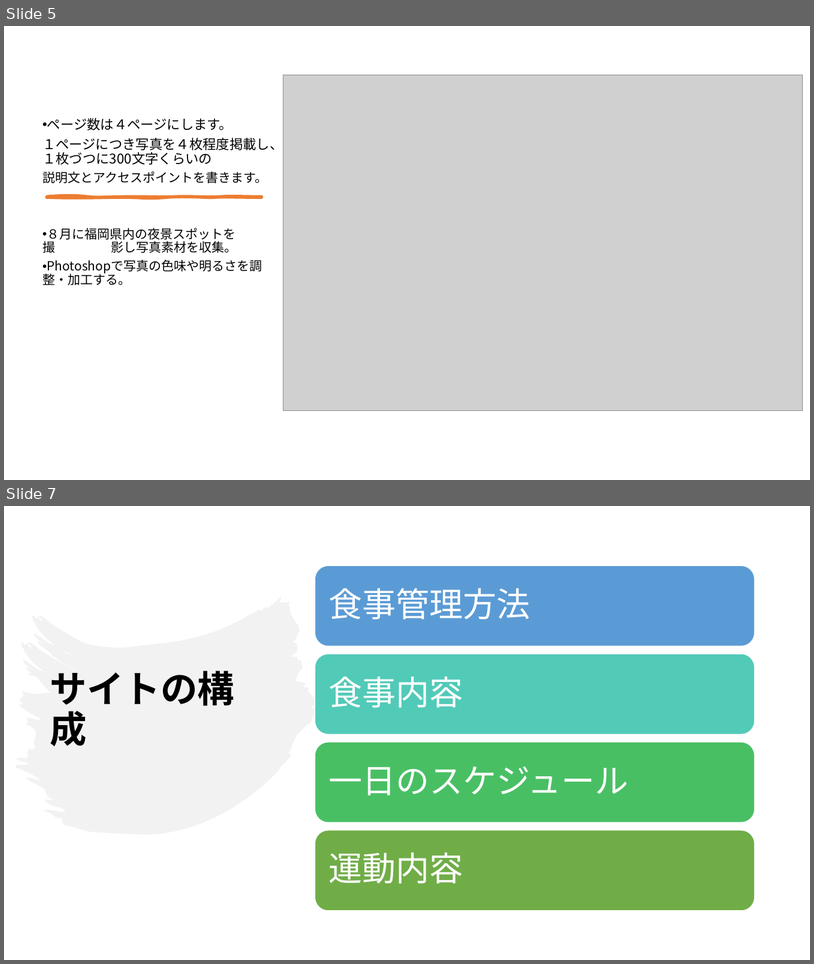
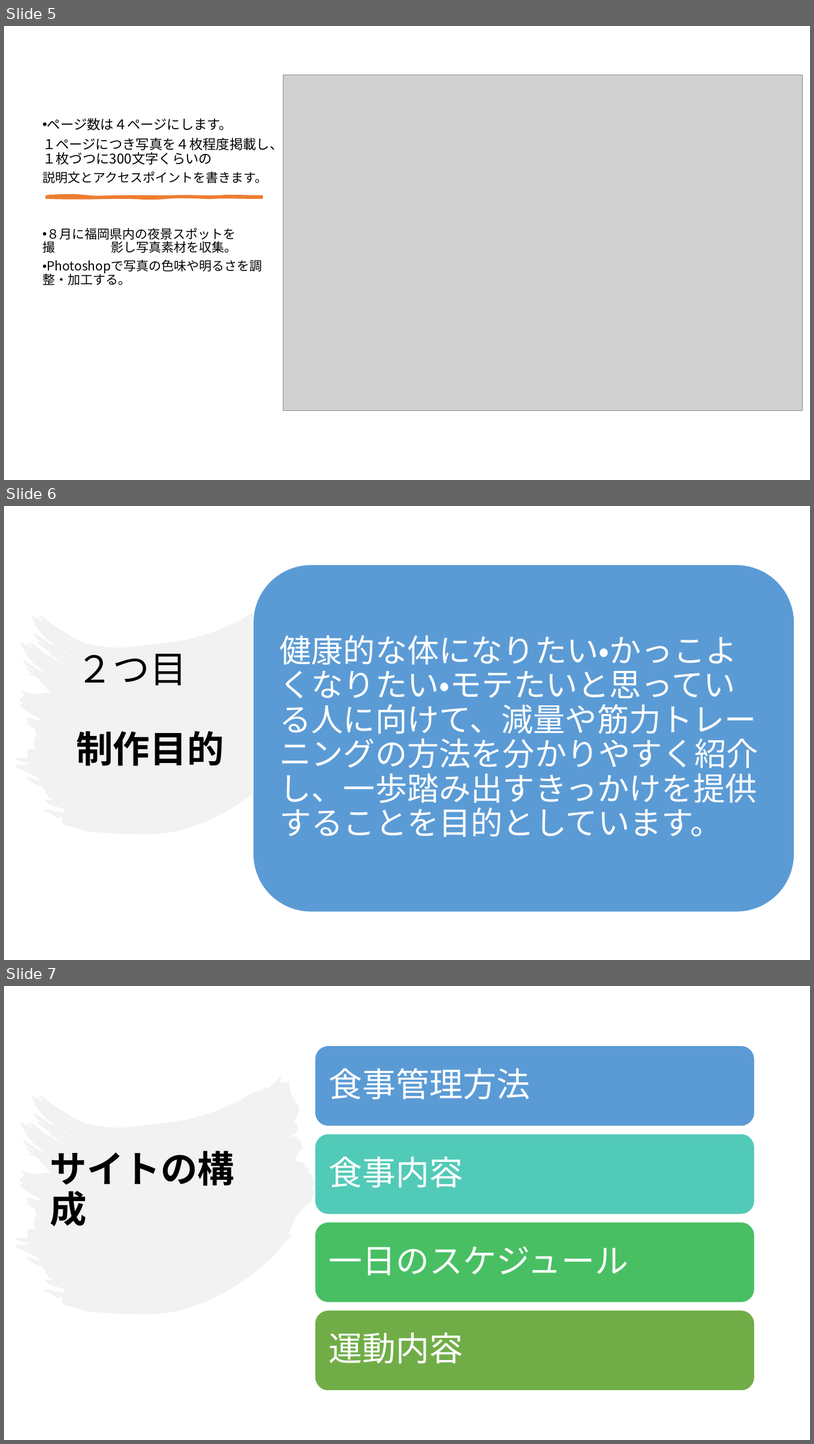
Before and after one commit to Ckg25007/zemi, a slide deck: 中間発表 power point/25007 大平凜音.pptx. Shown one above the other, each under a label of ours: slides 5 and 7 before the commit, slides 5, 6 and 7 after it; the slides between them are not shown. The pictures are 814x964 and 814x1444 pixels, drawn with LibreOffice and Linux fonts; fonts in the diff are those of the drawing; grey boxes stand for pictures. Boxes give left, top, right and bottom in pixels: in the first picture for what was removed or moved away, otherwise in the second. Text is boxed around its words. In the diff, an @@ line names an element or a change of style, - is before the commit and + after.

```diff
--- a/中間発表 power point/25007 大平凜音.pptx
+++ b/中間発表 power point/25007 大平凜音.pptx
@@ slide 6 added at (x1=4, y1=506, x2=810, y2=960), background #FFFFFF @@
@@ rounded rectangle added at (x1=253, y1=565, x2=795, y2=912), fill #5B9BD5, outline #FFFFFF 1 pt @@
@@ freeform shape added at (x1=15, y1=597, x2=315, y2=834), fill #E7E6E6 at 50% opacity @@
@@ text added at (x1=279, y1=635, x2=758, y2=837), 38 pt, text #FFFFFF @@
+健康的な体になりたい・かっこよくなりたい・モテたいと思っている人に向けて、減量や筋力トレーニングの方法を分かりやすく紹介し、一歩踏み出すきっかけを提供することを目的としています。
@@ title added at (x1=76, y1=654, x2=224, y2=766), 44 pt, text #000000, bold @@
+２つ目
+制作目的
```
Also in this commit, not shown: 2 slides changed, 1 other slide added, 1 slide removed.
